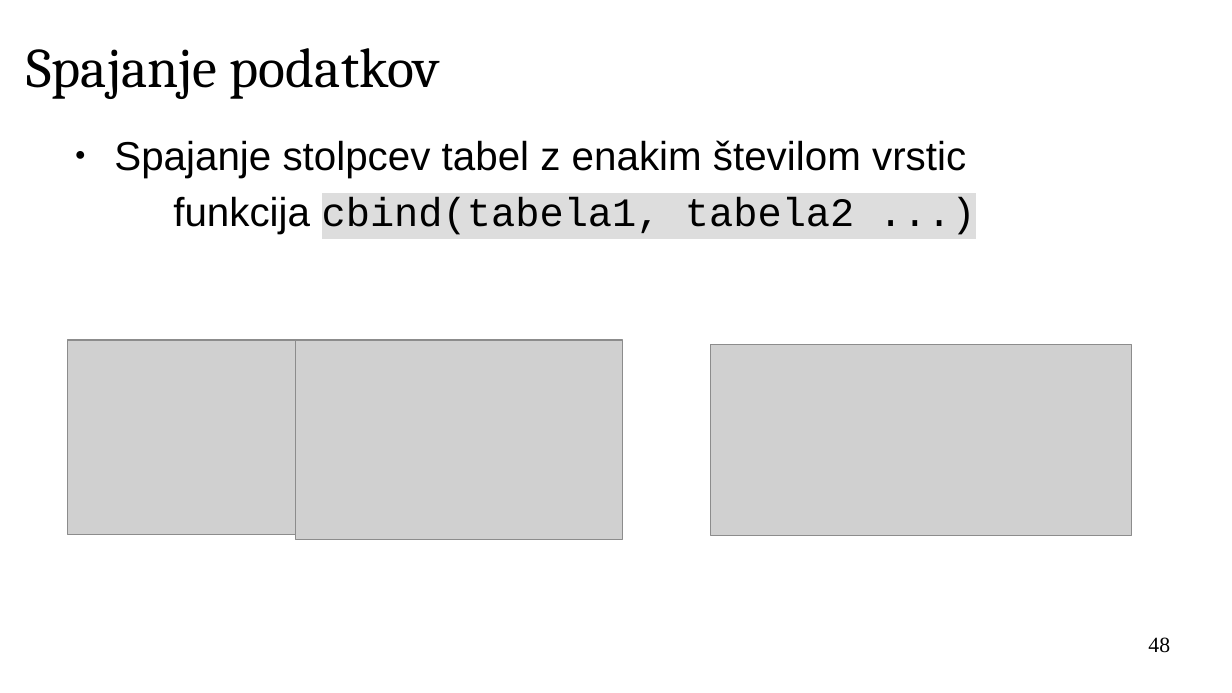
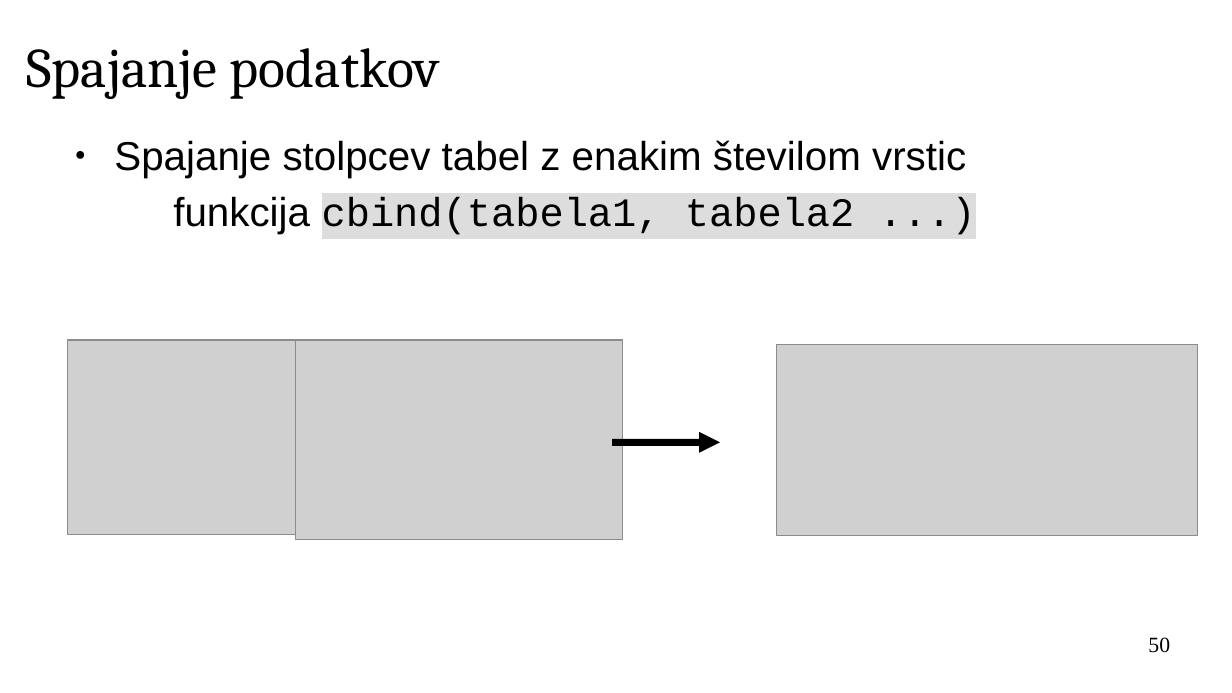
Before and after one commit to janaobsteter/R_tecaj, a slide deck: slide 50 of IT_Rtecaj.odp (slide 48 before the commit). Drawn at 1232x693 pixels with LibreOffice and Linux fonts; fonts in the diff are those of the drawing; grey boxes stand for pictures; background and template pictures are left out. Boxes give left, top, right and bottom in pixels: in the first picture for what was removed or moved away, otherwise in the second. Text is boxed around its words. In the diff, an @@ line names an element or a change of style, - is before the commit and + after.

```diff
--- a/IT_Rtecaj.odp
+++ b/IT_Rtecaj.odp
@@ picture: place and size @@
-picture at (710, 344, 1131, 536)
+picture at (777, 344, 1198, 536)
@@ arrow added from (613, 443) to (720, 443), #000000 4.51 pt @@
@@ page number at (1148, 637, 1170, 653): text changed @@
-48
+50
```
Also in this commit, not shown: 10 other slides changed, 5 slides added, 1 other file.
